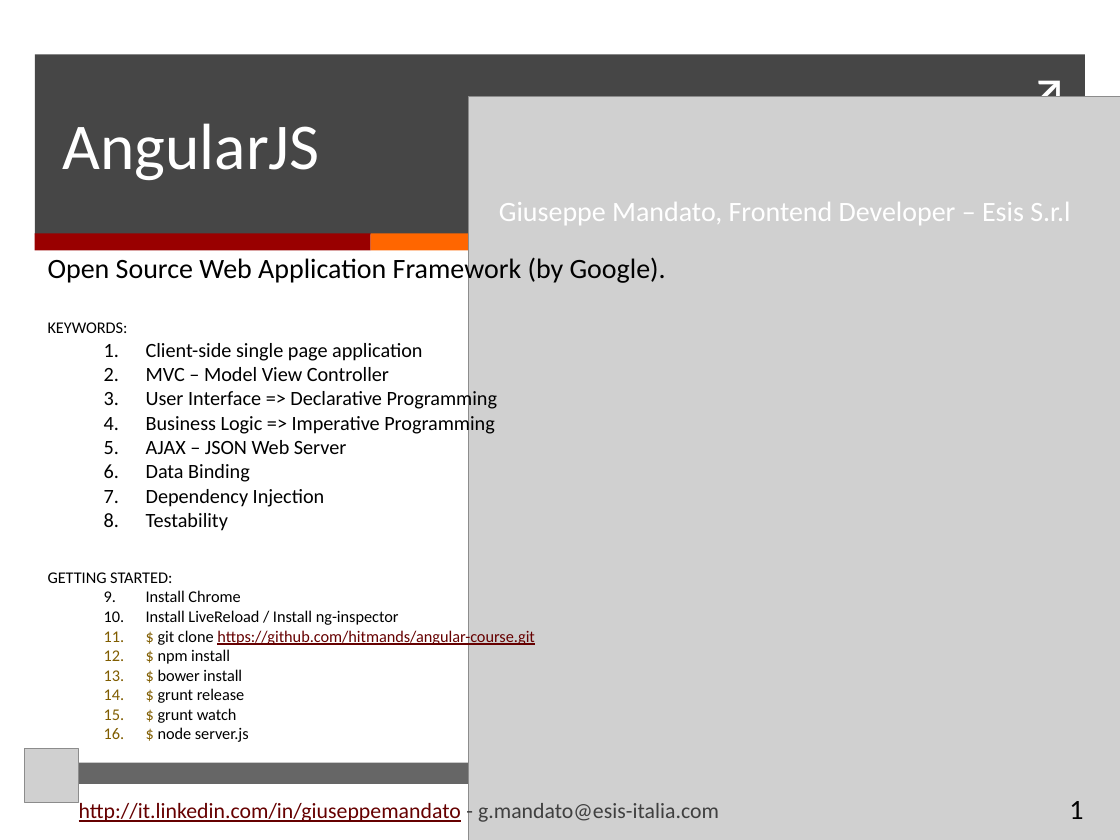
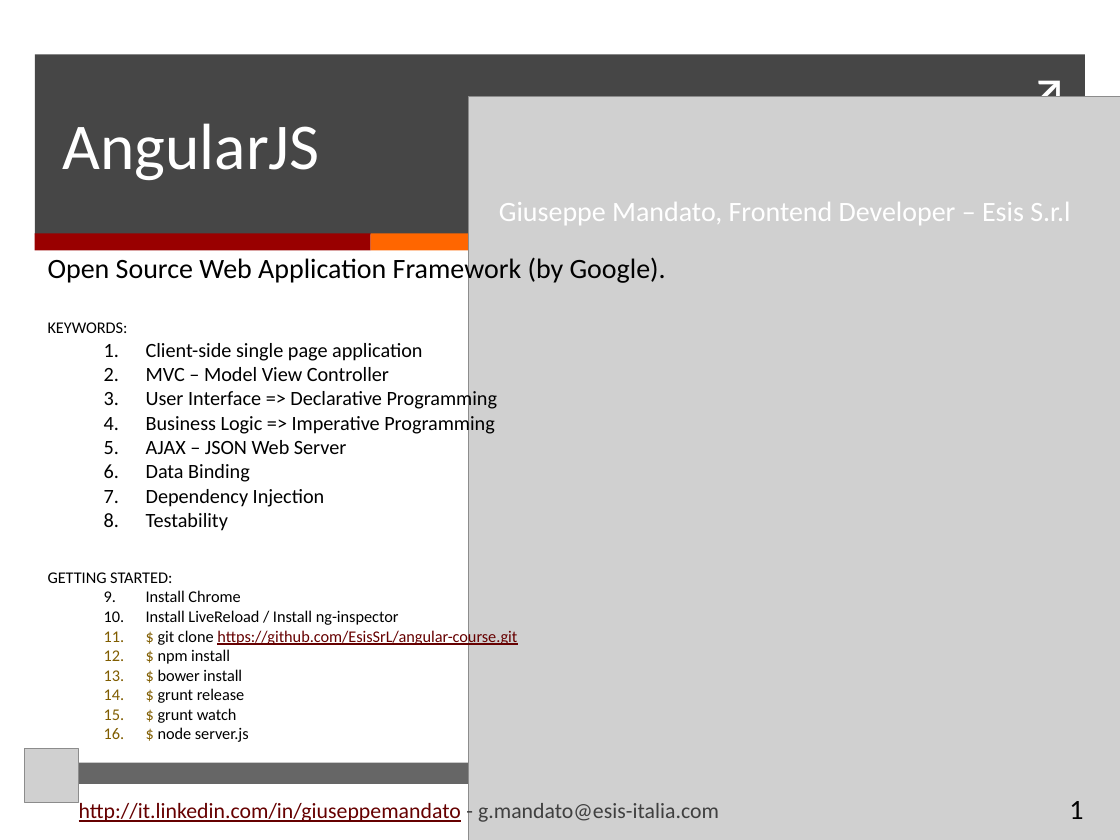
Before and after one commit to RunTime22/angular-course, a slide deck: slide 1 of src/slides/AngularJS-8h.pptx. Drawn at 1120x840 pixels with LibreOffice and Linux fonts; fonts in the diff are those of the drawing; grey boxes stand for pictures. Boxes give left, top, right and bottom in pixels: in the first picture for what was removed or moved away, otherwise in the second. Text is boxed around its words. In the diff, an @@ line names an element or a change of style, - is before the commit and + after.

```diff
--- a/src/slides/AngularJS-8h.pptx
+++ b/src/slides/AngularJS-8h.pptx
@@ text at [158,628,517,646]: text changed @@
-  3. $ git clone https://github.com/hitmands/angular-course.git
+  3. $ git clone https://github.com/EsisSrL/angular-course.git
```
Also in this commit, not shown: 3 other files.
